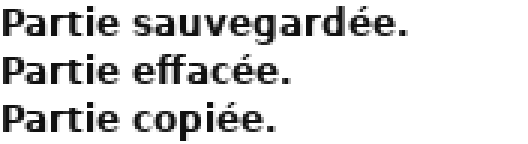
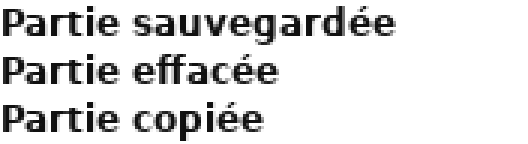
Before/after of a 528px x 144px layered artwork. What changed in the layer stack:
renamed "Partie sauvegardée. ..." to "Partie sauvegardée ...", painted on it over box(267, 30, 408, 132)
